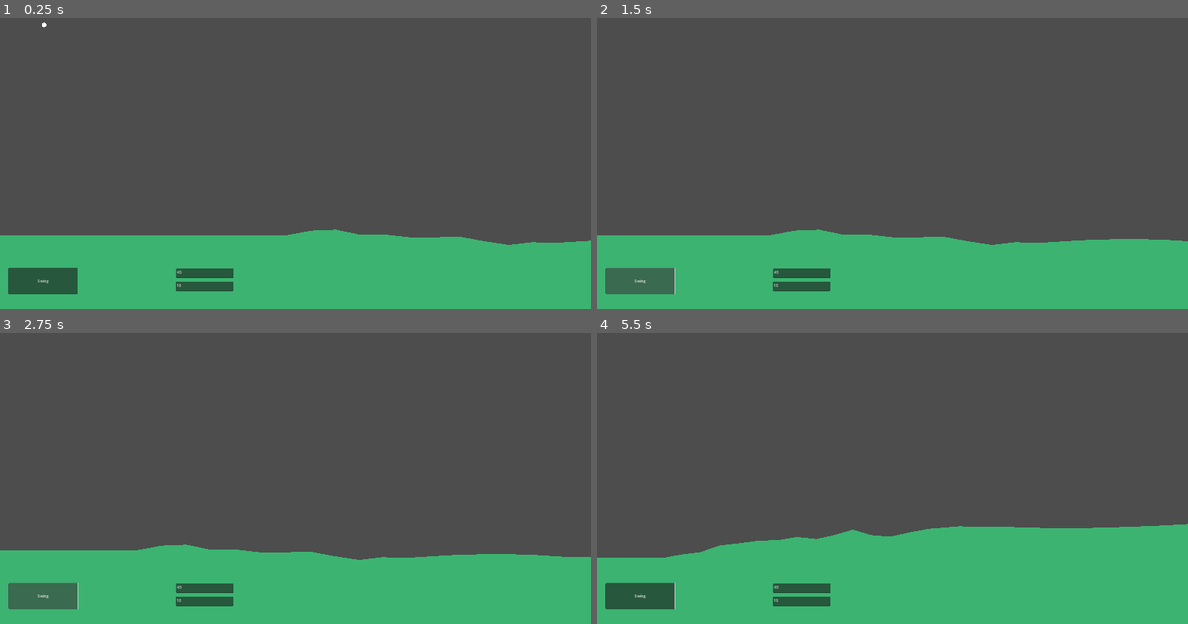
Above: before the commit, frames 1-4 (two rows, left to right).
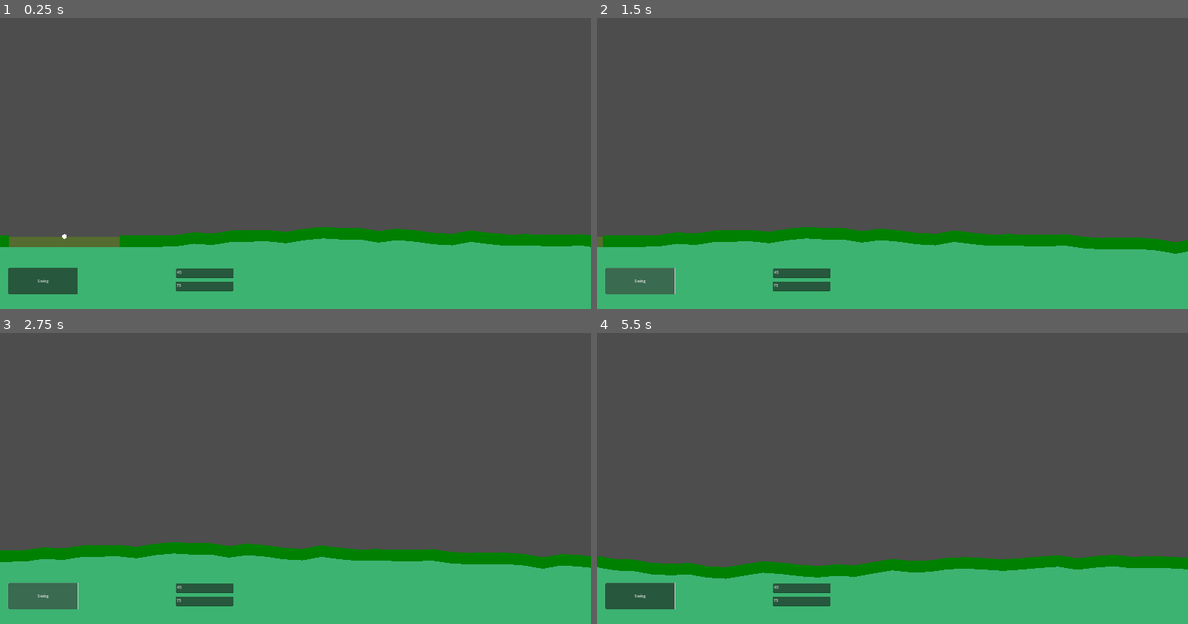
Above: after the commit, the same moments.

Repository: kentkalk/golf2d
Game: Godot game, scene res://MainGame/main_game.tscn
Same seed, same stepped clock (60 frames per second), same inputs: the game is played once before the commit and once after it.
Inputs (mouse positions are in pixels of both pictures, inside the frame that each line leads up to):
- Up to frame 1 (0.25 s): no input
- Up to frame 2 (1.5 s): click "Swing" at 0.5 s; click "Swing" at 1.25 s
- Up to frame 3 (2.75 s): click "Swing" at 2 s
- Up to frame 4 (5.5 s): move the mouse to (1022, 440) at 2.77 s; move the mouse to (774, 475) at 3.52 s; move the mouse to (951, 385) at 4.27 s; move the mouse to (862, 525) at 5.02 s

The runs differ from the first frame. In frame 1, 4.0% of the frame differs, in the area x 0-100%, y 1-93%; in frame 2, 4.0%; in frame 3, 4.0%; in frame 4, 12%, in the area x 0-100%, y 65-93%.

Commit message:
Reworked course generation

Diff:
--- a/MainGame/main_game.tscn
+++ b/MainGame/main_game.tscn
@@ -1,10 +1,15 @@
-[gd_scene load_steps=6 format=3 uid="uid://86xt68bdifyu"]
+[gd_scene load_steps=7 format=3 uid="uid://86xt68bdifyu"]
 
 [ext_resource type="Script" path="res://MainGame/scripts/Ground.gd" id="1_b3qrn"]
 [ext_resource type="Script" path="res://MainGame/scripts/Ball.gd" id="1_b7qy7"]
 [ext_resource type="Script" path="res://MainGame/scripts/main_game.gd" id="1_nx0wg"]
 [ext_resource type="Script" path="res://MainGame/scripts/Button.gd" id="2_4forr"]
 [ext_resource type="Script" path="res://MainGame/scripts/Camera2D.gd" id="2_ltgkg"]
+
+[sub_resource type="PhysicsMaterial" id="PhysicsMaterial_tqmda"]
+friction = 2.0
+rough = true
+bounce = 0.45
 
 [node name="MainGame" type="Node2D"]
 position = Vector2(1280, 720)
@@ -16,6 +21,9 @@
 [node name="Ball" type="RigidBody2D" parent="."]
 position = Vector2(-1048, -514)
 mass = 0.04
+physics_material_override = SubResource("PhysicsMaterial_tqmda")
+gravity_scale = 0.9
+freeze_mode = 1
 script = ExtResource("1_b7qy7")
 ball_radius = 10.0
 
@@ -52,4 +60,4 @@
 offset_top = 1321.0
 offset_right = 1010.0
 offset_bottom = 1362.0
-text = "10"
+text = "75"
--- a/MainGame/scripts/Ball.gd
+++ b/MainGame/scripts/Ball.gd
@@ -9,6 +9,8 @@
 	var collshape = CollisionShape2D.new()
 	collshape.shape = collcircle
 	add_child(collshape)
+
+	position = get_parent().get_node("Ground").teebox_start_pos
 
 # Called every frame. 'delta' is the elapsed time since the previous frame.
 func _process(delta):
--- a/MainGame/scripts/Ground.gd
+++ b/MainGame/scripts/Ground.gd
@@ -1,67 +1,102 @@
 extends StaticBody2D
 
-const sectionwidth = 1280.0
+@export var width: float = 0
+@export var teebox_start_pos = Vector2(0,0)
+
+# configuration
+const fairwaycolor = Color.WEB_GREEN
+const teeboxcolor = Color.DARK_OLIVE_GREEN
+const greencolor = Color.DARK_GREEN
+const fillcolor = Color.MEDIUM_SEA_GREEN
+const sectionwidth = 80
 const screenbottom = 720
+const sectiondeviations = 8
 
-@export var width: float = 12800.0
 
 # Called when the node enters the scene tree for the first time.
 func _ready():
-	var polyarray = PackedVector2Array([Vector2(-1280,400),Vector2(3840,400), Vector2(3840,720),Vector2(-1280,720)])
 
-	var coursepar = 5
-	# Start with tee-box (this is intentionally flat)
-	var nextstart = generate_fairway(Vector2(-1280,400))
+	const par = 5
+	const coursebegin = Vector2(-1280,400)
 
-	for i in range((2*coursepar)-3):
-		nextstart = generate_fairway(nextstart, randf_range(5.0,20.0))
+	var startcoord = coursebegin
+	var nextcoord = Vector2(coursebegin.x + sectionwidth, coursebegin.y)
 
-	# End with flat sections for green
-	nextstart = generate_fairway(nextstart)
-	nextstart = generate_fairway(nextstart)
+	# Tee Box
+	draw_groundpolys(startcoord, nextcoord, 50, fairwaycolor, fillcolor)
+	startcoord = Vector2(nextcoord.x, nextcoord.y + 5)
+	nextcoord = Vector2(nextcoord.x + sectionwidth, nextcoord.y + 5)
+	width = width + sectionwidth
+	for i in range(6):
+		draw_groundpolys(startcoord, nextcoord, 45, teeboxcolor, fillcolor)
+		if (i == 2):
+			teebox_start_pos = nextcoord
+		startcoord = nextcoord
+		nextcoord = Vector2(nextcoord.x + sectionwidth, nextcoord.y)
+		width = width + sectionwidth
+	startcoord.y = startcoord.y - 5
+	nextcoord.y = nextcoord.y - 5
+	draw_groundpolys(startcoord, nextcoord, 50, fairwaycolor, fillcolor)
+	startcoord = nextcoord
+	nextcoord = Vector2(nextcoord.x + sectionwidth, nextcoord.y)
+	width = width + sectionwidth
+
+	# Basic Fairway
+	for i in range(32 * par):
+		draw_groundpolys(startcoord, nextcoord, 50, fairwaycolor, fillcolor)
+		startcoord = nextcoord
+		nextcoord = Vector2(nextcoord.x + sectionwidth, nextcoord.y + randf_range(-15,15))
+		width = width + sectionwidth
+
+	# Green
+	draw_groundpolys(startcoord, nextcoord, 50, fairwaycolor, fillcolor)
+	startcoord = Vector2(nextcoord.x, nextcoord.y + 5)
+	nextcoord = Vector2(nextcoord.x + sectionwidth, nextcoord.y + 5)
+	width = width + sectionwidth
+	var holelocation = randi_range(2,9)
+	for i in range(12):
+		if (i == holelocation):
+			startcoord.y = startcoord.y + 45
+			nextcoord.y = nextcoord.y + 45
+			draw_groundpolys(startcoord, nextcoord, 45, fillcolor, fillcolor)
+			startcoord.y = startcoord.y - 45
+			nextcoord.y = nextcoord.y - 45
+		else:
+			draw_groundpolys(startcoord, nextcoord, 45, greencolor, fillcolor)
+		startcoord = nextcoord
+		nextcoord = Vector2(nextcoord.x + sectionwidth, nextcoord.y)
+		width = width + sectionwidth
+	startcoord.y = startcoord.y - 5
+	nextcoord.y = nextcoord.y - 5
+	draw_groundpolys(startcoord, nextcoord, 50, fairwaycolor, fillcolor)
+	width = width + sectionwidth
+
+
+
+
+# Function draws a top layer (the ground), the underlying fill layer, and the collision polygon
+func draw_groundpolys(startloc: Vector2, nextloc: Vector2, topthickness: float, topcolor: Color, fillcolor: Color):
+	var toppoly = PackedVector2Array([startloc, nextloc, Vector2(nextloc.x, nextloc.y + topthickness), Vector2(startloc.x, startloc.y + topthickness)])
+	var fillpoly = PackedVector2Array([Vector2(startloc.x, startloc.y + topthickness), Vector2(nextloc.x, nextloc.y + topthickness), Vector2(nextloc.x, screenbottom), Vector2(startloc.x, screenbottom)])
+
+	var drawpolytop = Polygon2D.new()
+	var drawpolyfill = Polygon2D.new()
+	var collpolytop = CollisionPolygon2D.new()
+
+	drawpolytop.set_polygon(toppoly)
+	drawpolyfill.set_polygon(fillpoly)
+	collpolytop.set_polygon(toppoly)
+	drawpolytop.color = topcolor
+	drawpolyfill.color = fillcolor
+
+	print (toppoly)
+	print (fillpoly)
+
+	self.add_child(drawpolytop)
+	self.add_child(collpolytop)
+	self.add_child(drawpolyfill)
+
 
 # Called every frame. 'delta' is the elapsed time since the previous frame.
 func _process(delta):
 	pass
-
-func generate_fairway(startloc: Vector2, roughness: float = 1.0):
-	var polyarray = PackedVector2Array([startloc])
-	var curlocation = startloc
-
-	var deviations: Array[Vector2] = []
-	var remainwidth = sectionwidth
-	var piecewidth = sectionwidth / roughness
-	var temp = 0.0
-	for i in range(roughness):
-		# Variating widths
-		var curwidth = randf_range(-(piecewidth/roughness), (piecewidth/roughness)) + piecewidth
-		remainwidth = remainwidth - curwidth
-		if (remainwidth < piecewidth):
-			curwidth = curwidth + remainwidth
-
-		# Variating height of bumps
-		var curheight = 0
-		if (roughness != 1.0):
-			curheight = 2 * randf_range(-roughness,roughness)
-		deviations.append(Vector2(curwidth, curheight))
-
-	var nextstart = Vector2(0,0)
-	for dev in deviations:
-		curlocation = curlocation + dev
-		polyarray.append(curlocation)
-		nextstart = curlocation
-
-	polyarray.append(Vector2(nextstart.x, screenbottom))
-	polyarray.append(Vector2(startloc.x, screenbottom))
-
-	var visiblepoly = Polygon2D.new()
-	visiblepoly.set_polygon(polyarray)
-	visiblepoly.color = Color.MEDIUM_SEA_GREEN
-
-	var collisionpoly = CollisionPolygon2D.new()
-	collisionpoly.set_polygon(polyarray)
-
-	add_child(visiblepoly)
-	add_child(collisionpoly)
-
-	return nextstart
Not shown, changed: README.md
